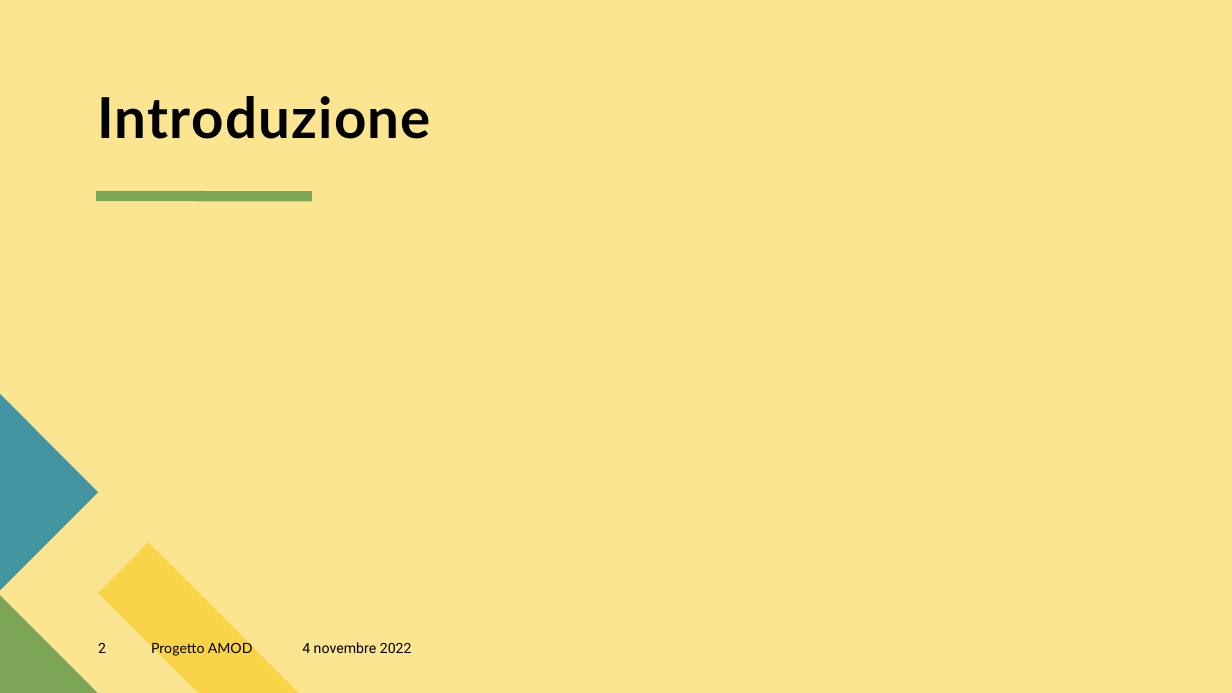
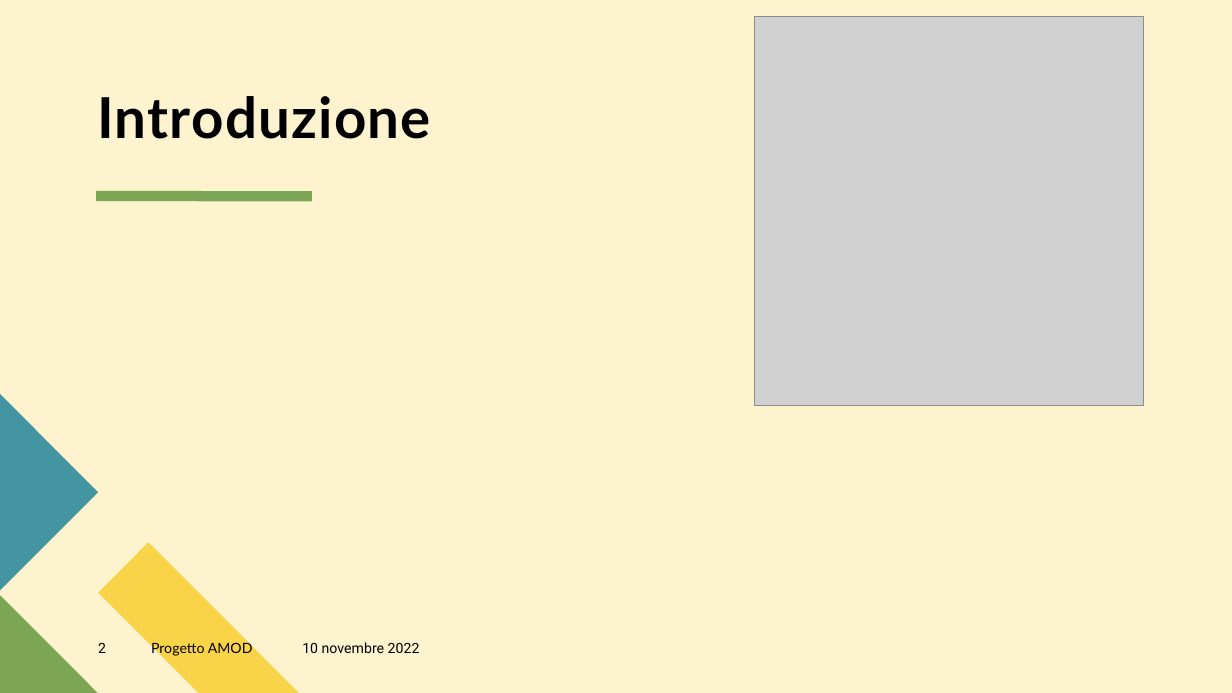
Before and after one commit to GiulioAppetito/Progetto-AMOD-21-22, a slide deck: slide 2 of Presentazione Progetto AMOD.pptx. Drawn at 1232x693 pixels with LibreOffice and Linux fonts; fonts in the diff are those of the drawing; grey boxes stand for pictures. Boxes give left, top, right and bottom in pixels: in the first picture for what was removed or moved away, otherwise in the second. Text is boxed around its words. In the diff, an @@ line names an element or a change of style, - is before the commit and + after.

```diff
--- a/Presentazione Progetto AMOD.pptx
+++ b/Presentazione Progetto AMOD.pptx
@@ background #FBE591 to #FDF3CE @@
@@ picture added at (x1=754, y1=16, x2=1143, y2=405) @@
@@ text at (x1=302, y1=642, x2=420, y2=653): text changed @@
-4 novembre 2022
+10 novembre 2022
```
Also in this commit, not shown: 17 other slides changed, 4 slides added, 9 slides removed.
